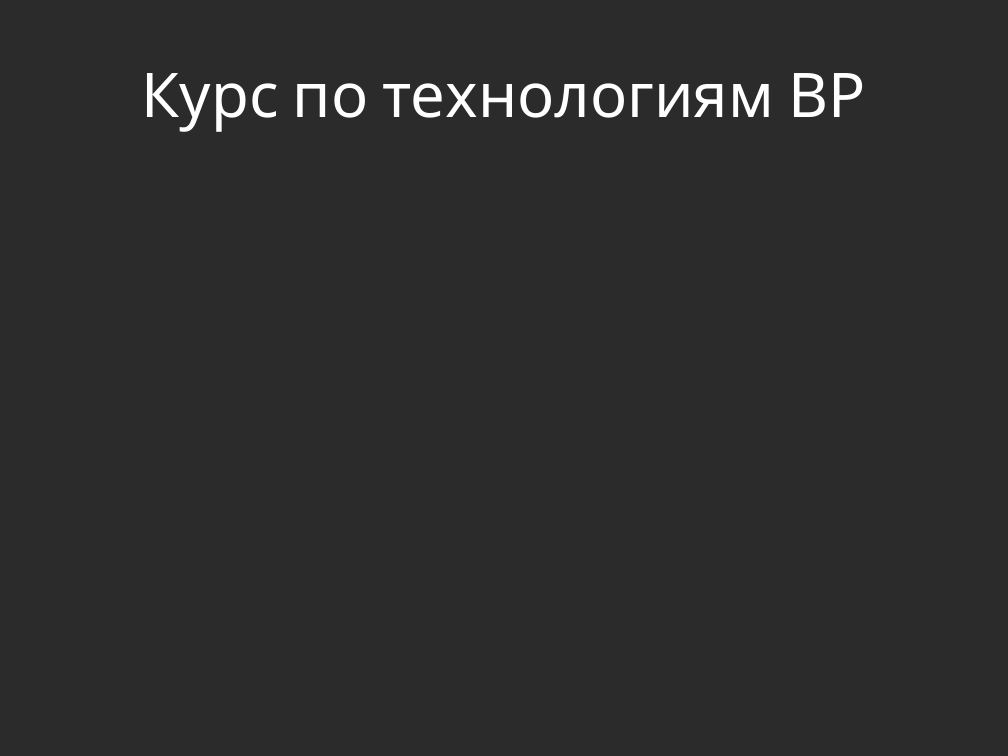
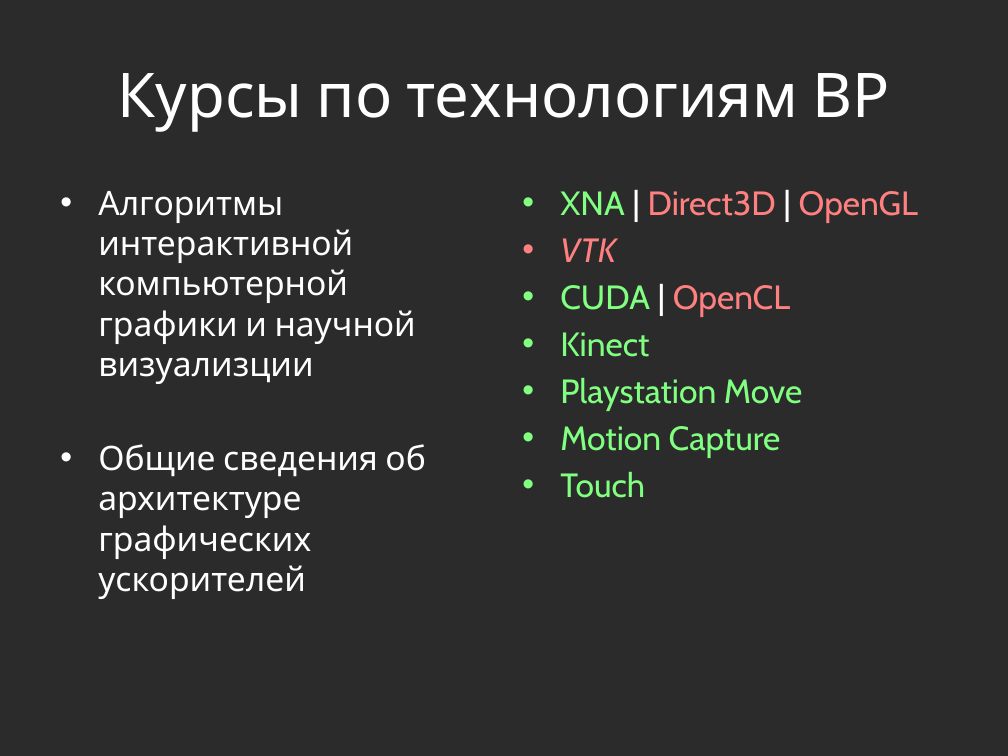
Before and after one commit to yaceq/quadro-xds, a slide deck: slide 12 of Docs/IT_Moscow.pptx (slide 7 before the commit). Drawn at 1008x756 pixels with LibreOffice and Linux fonts; fonts in the diff are those of the drawing; background and template pictures are left out; a plain dark background stands for a picture behind light text. Boxes give left, top, right and bottom in pixels: in the first picture for what was removed or moved away, otherwise in the second. Text is boxed around its words. In the diff, an @@ line names an element or a change of style, - is before the commit and + after.

```diff
--- a/Docs/IT_Moscow.pptx
+++ b/Docs/IT_Moscow.pptx
@@ title at <box>118,73,889,132</box>: text changed @@
-Курс по технологиям ВР
+Курсы по технологиям ВР
@@ text added at <box>98,191,425,599</box>, 24 pt, text #FFFFFF @@
+• Алгоритмы интерактивной компьютерной графики и научной визуализции
+• Общие сведения об архитектуре графических ускорителей
@@ text added at <box>560,191,918,498</box>, 24 pt, text #80FF80 @@
+• XNA | Direct3D | OpenGL
+• VTK
+• CUDA | OpenCL
+• Kinect
+• Playstation Move
+• Motion Capture
+• Touch
```
Also in this commit, not shown: 6 slides added, 1 slide removed, 3 other files.
